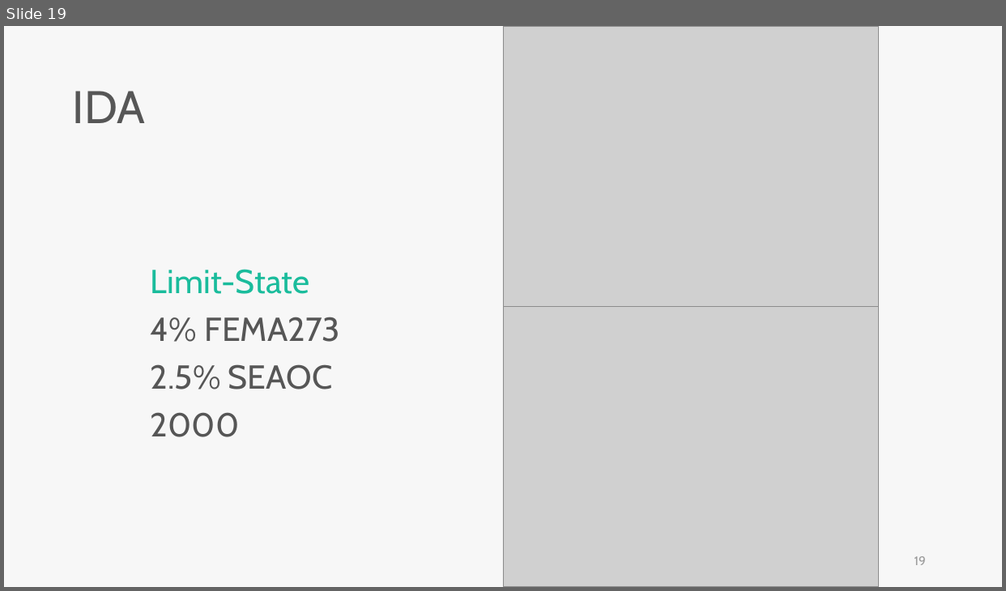
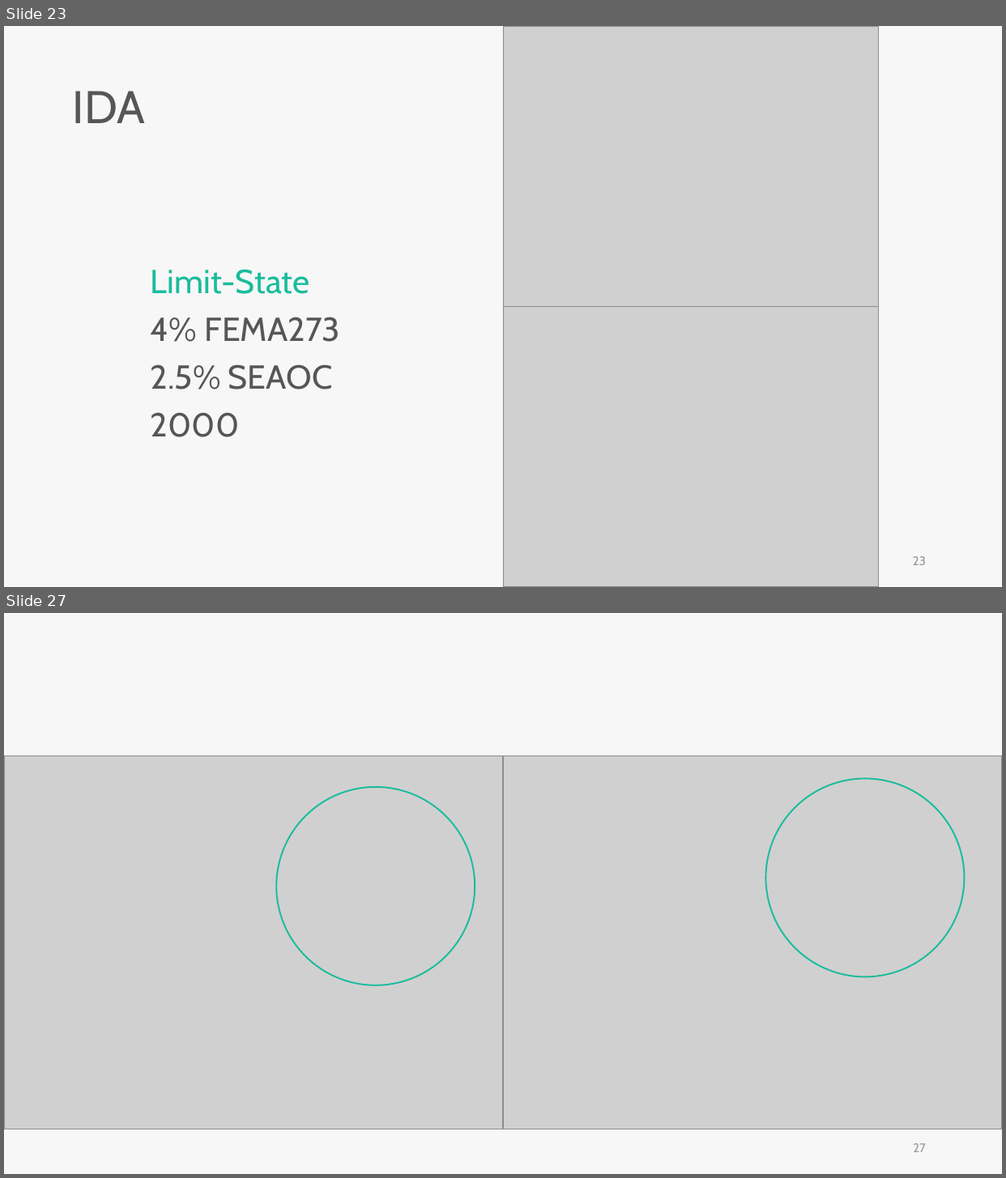
Before and after one commit to skyran1278/thesis, a slide deck: Meeting/20190516 Meeting/20190516 Meeting.pptx. Shown one above the other, each under a label of ours: slide 19 before the commit, slides 23 and 27 after it; the slides between them are not shown. The pictures are 1006x591 and 1006x1178 pixels, drawn with LibreOffice and Linux fonts; fonts in the diff are those of the drawing; grey boxes stand for pictures. Boxes give left, top, right and bottom in pixels: in the first picture for what was removed or moved away, otherwise in the second. Text is boxed around its words. In the diff, an @@ line names an element or a change of style, - is before the commit and + after.

```diff
--- a/Meeting/20190516 Meeting/20190516 Meeting.pptx
+++ b/Meeting/20190516 Meeting/20190516 Meeting.pptx
@@ slide 27 added at (x1=4, y1=613, x2=1002, y2=1174), background #F7F7F7 @@
@@ picture added at (x1=4, y1=756, x2=503, y2=1130) @@
@@ picture added at (x1=503, y1=756, x2=1002, y2=1130) @@
@@ ellipse added at (x1=766, y1=778, x2=965, y2=977), outline #1ABC9C 1.5 pt @@
@@ ellipse added at (x1=276, y1=787, x2=475, y2=986), outline #1ABC9C 1.5 pt @@
@@ page number added at (x1=913, y1=1144, x2=926, y2=1152), 12 pt, text #9A9A9A @@
+27
@@ what was slide 19 is now slide 23 @@
@@ page number at (x1=913, y1=557, x2=926, y2=565): text changed @@
-19
+23
```
Also in this commit, not shown: 9 slides changed, 9 other slides added, 4 slides removed.
